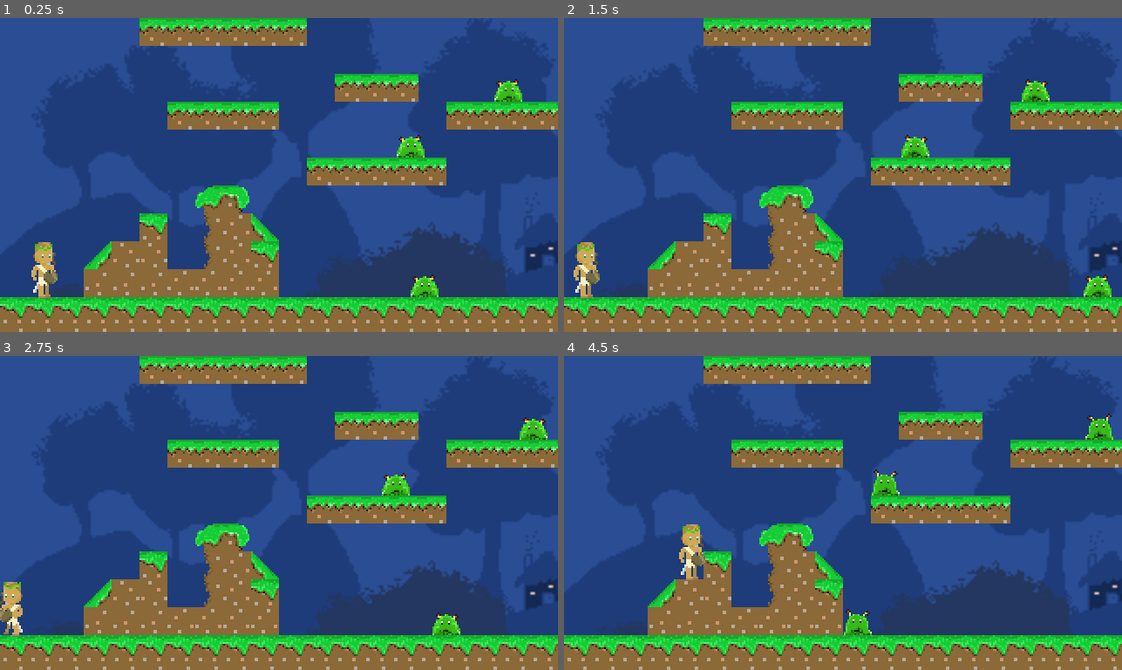
Above: before the commit, frames 1-4 (two rows, left to right).
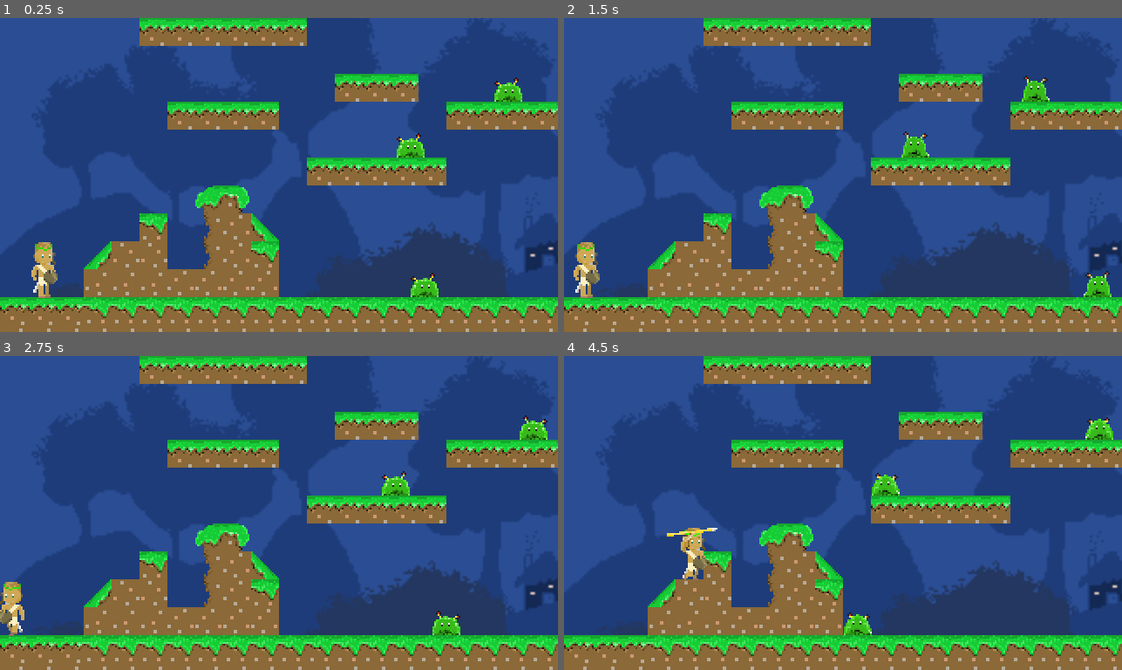
Above: after the commit, the same moments.

Repository: m4tthw-xu/Prometheus
Game: Godot game, scene res://StageOne.tscn
The game is run twice, just before and just after one commit, with the same random seed, the same clock (stepped at 60 frames per second) and the same inputs.
Inputs:
- Up to frame 1 (0.25 s): no input
- Up to frame 2 (1.5 s): tap Enter (ui_accept) at 0.5, 0.77 s; hold A (ui_a) 0.53-1.28 s; tap D (ui_d) at 0.8, 1.35 s
- Up to frame 3 (2.75 s): tap Enter (ui_accept) at 1.52 s; tap T (ui_t) at 1.55, 2.1 s; hold A (ui_a) from 2.03 s (still down)
- Up to frame 4 (4.5 s): release A (ui_a) at 2.78 s; tap A (ui_a) at 2.85 s; tap Enter (ui_accept) at 3.02, 3.77 s; tap D (ui_d) at 3.05 s; hold D (ui_d) 3.53-4.28 s; tap T (ui_t) at 3.8, 4.35 s

The runs differ from the first frame. In frame 1, 0.9% of the frame differs, in the area x 0-94%, y 18-98%; in frame 2, 0.9%; in frame 3, 1.1%; in frame 4, 1.4%, in the area x 0-99%, y 18-98%.

Commit message:
Add Spear

Diff:
--- a/Prometheus/Fireball.tscn
+++ b/Prometheus/Fireball.tscn
@@ -48,7 +48,6 @@
 [node name="AnimatedSprite" type="AnimatedSprite" parent="."]
 frames = SubResource( 8 )
 animation = "shoot"
-frame = 1
 playing = true
 
 [node name="CollisionShape2D" type="CollisionShape2D" parent="."]
@@ -56,6 +55,7 @@
 shape = SubResource( 9 )
 
 [node name="VisibilityNotifier2D" type="VisibilityNotifier2D" parent="."]
+visible = false
 
 [connection signal="body_entered" from="." to="." method="_on_Fireball_body_entered"]
 [connection signal="screen_exited" from="VisibilityNotifier2D" to="." method="_on_VisibilityNotifier2D_screen_exited"]
--- a/Prometheus/Player.gd
+++ b/Prometheus/Player.gd
@@ -12,13 +12,15 @@
 const JUMP_POWER = -350
 const FLOOR = Vector2(0,-1)
 
-const FIREBALL = preload("res://Fireball.tscn")
+const SPEAR = preload("res://Spear.tscn")
 
 var velocity = Vector2()
 
 var on_ground = false
 
+# only changes animation after the attack animation is done
 var is_attacking = false
+var previous_animation = "idle"
 
 func input_process(actor, event):
 	if event.is_action_pressed(actor.jump):
@@ -29,23 +31,28 @@
 
 func _physics_process(delta):
 
+	# running left and right animations and mechanics
 	if Input.is_action_pressed("ui_d"):
 		velocity.x = SPEED
-		$AnimatedSprite.play("run")
+		if is_attacking == false:
+			$AnimatedSprite.play("run")
 		$AnimatedSprite.flip_h = false
 		if sign($Position2D.position.x) == -1:
 			$Position2D.position.x *= -1
 	elif Input.is_action_pressed("ui_a"):
 		velocity.x = -SPEED
-		$AnimatedSprite.play("run")
+		if is_attacking == false:
+			$AnimatedSprite.play("run")
 		$AnimatedSprite.flip_h = true
 		if sign($Position2D.position.x) == 1:
 			$Position2D.position.x *= -1
 	else:
 		velocity.x = 0
 		if on_ground == true:
-			$AnimatedSprite.play("idle")
+			if is_attacking == false:
+				$AnimatedSprite.play("idle")
 
+	# jump mechanics
 	if Input.is_action_pressed("ui_accept") or Input.is_action_pressed("ui_w"): #ui_accept is the space bar or enter bar
 		if on_ground == true:
 			velocity.y = JUMP_POWER
@@ -55,27 +62,37 @@
 	if Input.is_action_just_pressed("ui_t"):
 		is_attacking = true
 		# need to add once we have a shooting animation
-		# $AnimatedSprite.play("attack")
-		var fireball = FIREBALL.instance()
+		$AnimatedSprite.play("spear")
+		var spear = SPEAR.instance()
 		if sign($Position2D.position.x) == 1:
-			fireball.set_fireball_direction(1)
+			spear.set_fireball_direction(1)
 		else:
-			fireball.set_fireball_direction(-1)
-		get_parent().add_child(fireball)
-		fireball.position = $Position2D.global_position
+			spear.set_fireball_direction(-1)
+		get_parent().add_child(spear)
+		spear.position = $Position2D.global_position
 
 	velocity.y = velocity.y + GRAVITY
 
+	# jumping/falling animation
 	if is_on_floor():
 		on_ground = true
 	else:
 		on_ground = false
 		if velocity.y <0:
-			$AnimatedSprite.play("jump")
+			if is_attacking == false:
+				$AnimatedSprite.play("jump")
 		else:
-			$AnimatedSprite.play("fall")
+			if is_attacking == false:
+				$AnimatedSprite.play("fall")
 
 	velocity = move_and_slide(velocity, FLOOR)
 
+	previous_animation = $AnimatedSprite.animation
+
 
 # pass through platform function tutorial: https://www.youtube.com/watch?v=T704Zrlye2k&ab_channel=Pigdev
+
+
+func _on_AnimatedSprite_animation_finished():
+	if previous_animation == "spear":
+		is_attacking = false
--- a/Prometheus/Player.tscn
+++ b/Prometheus/Player.tscn
@@ -1,10 +1,11 @@
-[gd_scene load_steps=21 format=2]
+[gd_scene load_steps=25 format=2]
 
 [ext_resource path="res://Sprites/Prom/promIdle.png" type="Texture" id=1]
 [ext_resource path="res://Player.gd" type="Script" id=2]
 [ext_resource path="res://Sprites/Prom/promJump.png" type="Texture" id=3]
 [ext_resource path="res://Sprites/Prom/promRun.png" type="Texture" id=4]
 [ext_resource path="res://pass_through.tscn" type="PackedScene" id=5]
+[ext_resource path="res://Sprites/Prom/promspear32x32.png" type="Texture" id=6]
 
 [sub_resource type="AtlasTexture" id=9]
 atlas = ExtResource( 1 )
@@ -58,6 +59,18 @@
 atlas = ExtResource( 3 )
 region = Rect2( 48, 0, 16, 32 )
 
+[sub_resource type="AtlasTexture" id=22]
+atlas = ExtResource( 6 )
+region = Rect2( 0, 0, 32, 32 )
+
+[sub_resource type="AtlasTexture" id=23]
+atlas = ExtResource( 6 )
+region = Rect2( 32, 0, 32, 32 )
+
+[sub_resource type="AtlasTexture" id=24]
+atlas = ExtResource( 6 )
+region = Rect2( 0, 32, 32, 32 )
+
 [sub_resource type="SpriteFrames" id=8]
 animations = [ {
 "frames": [ SubResource( 9 ), SubResource( 10 ) ],
@@ -79,6 +92,11 @@
 "loop": false,
 "name": "jump",
 "speed": 12.0
+}, {
+"frames": [ SubResource( 22 ), SubResource( 23 ), SubResource( 24 ) ],
+"loop": false,
+"name": "spear",
+"speed": 15.0
 } ]
 
 [sub_resource type="RectangleShape2D" id=1]
@@ -103,7 +121,7 @@
 shape = SubResource( 1 )
 
 [node name="Position2D" type="Position2D" parent="."]
-position = Vector2( 16, 0 )
+position = Vector2( 27, -8 )
 
 [node name="pass_through" parent="." instance=ExtResource( 5 )]
 
@@ -115,3 +133,5 @@
 limit_bottom = 180
 smoothing_enabled = true
 smoothing_speed = 2.0
+
+[connection signal="animation_finished" from="AnimatedSprite" to="." method="_on_AnimatedSprite_animation_finished"]
--- a/Prometheus/Slime.tscn
+++ b/Prometheus/Slime.tscn
@@ -89,7 +89,7 @@
 [node name="AnimatedSprite" type="AnimatedSprite" parent="."]
 frames = SubResource( 5 )
 animation = "idle"
-frame = 2
+frame = 1
 playing = true
 
 [node name="CollisionShape2D" type="CollisionShape2D" parent="."]
--- /dev/null
+++ b/Prometheus/Spear.gd
@@ -0,0 +1,32 @@
+extends Area2D
+
+# speed of the fireball
+const SPEED = 125
+var velocity = Vector2()
+# -1 is fireball face to left, 1 is facing to right
+var direction = 1
+
+func _read():
+	pass
+
+func set_fireball_direction(dir):
+	direction = dir
+	if dir == -1:
+		$AnimatedSprite.flip_h = true
+
+# can use translate instead of move_and_slide cuz it doesn't interact w anything
+func _physics_process(delta):
+	velocity.x = SPEED * delta * direction
+	translate(velocity)
+	$AnimatedSprite.play("shoot")
+
+
+# this destroys the fireball from memory, game, etc when the fireball exists the screen
+func _on_VisibilityNotifier2D_screen_exited():
+	queue_free()
+
+
+func _on_Spear_body_entered(body):
+	if "Slime" in body.name:
+		body.dead()
+	queue_free()
--- /dev/null
+++ b/Prometheus/Spear.tscn
@@ -0,0 +1,50 @@
+[gd_scene load_steps=9 format=2]
+
+[ext_resource path="res://Sprites/Spear.png" type="Texture" id=1]
+[ext_resource path="res://Spear.gd" type="Script" id=2]
+
+[sub_resource type="AtlasTexture" id=1]
+atlas = ExtResource( 1 )
+region = Rect2( 0, 0, 32, 8 )
+
+[sub_resource type="AtlasTexture" id=2]
+atlas = ExtResource( 1 )
+region = Rect2( 0, 8, 32, 8 )
+
+[sub_resource type="AtlasTexture" id=3]
+atlas = ExtResource( 1 )
+region = Rect2( 0, 16, 32, 8 )
+
+[sub_resource type="AtlasTexture" id=4]
+atlas = ExtResource( 1 )
+region = Rect2( 0, 24, 32, 8 )
+
+[sub_resource type="SpriteFrames" id=5]
+animations = [ {
+"frames": [ SubResource( 1 ), SubResource( 2 ), SubResource( 3 ), SubResource( 4 ) ],
+"loop": true,
+"name": "shoot",
+"speed": 7.0
+} ]
+
+[sub_resource type="RectangleShape2D" id=6]
+extents = Vector2( 16, 4 )
+
+[node name="Spear" type="Area2D"]
+script = ExtResource( 2 )
+
+[node name="AnimatedSprite" type="AnimatedSprite" parent="."]
+frames = SubResource( 5 )
+animation = "shoot"
+playing = true
+
+[node name="CollisionShape2D" type="CollisionShape2D" parent="."]
+visible = false
+shape = SubResource( 6 )
+
+[node name="VisibilityNotifier2D" type="VisibilityNotifier2D" parent="."]
+visible = false
+rect = Rect2( -16, -4, 32, 8 )
+
+[connection signal="body_entered" from="." to="." method="_on_Spear_body_entered"]
+[connection signal="screen_exited" from="VisibilityNotifier2D" to="." method="_on_VisibilityNotifier2D_screen_exited"]
--- a/Prometheus/StageOne.tscn
+++ b/Prometheus/StageOne.tscn
@@ -25,7 +25,7 @@
 tile_set = ExtResource( 2 )
 cell_size = Vector2( 16, 16 )
 format = 1
-tile_data = PoolIntArray( -851969, 7, 0, -786433, 7, 0, -851 …(2460 unchanged characters)… 70918, 0, 589844, 7, 0, 655360, 536870934, 0, 655361, 536870934, 0, 655362, 536870934, 0, 655363, 536870934, 0, 655364, 53687 …(801 unchanged characters)…
+tile_data = PoolIntArray( -851969, 7, 0, -786433, 7, 0, -851 …(2460 unchanged characters)… 70918, 0, 589844, 7, 0, 655360, 536870933, 0, 655361, 536870933, 0, 655362, 536870933, 0, 655363, 536870934, 0, 655364, 53687 …(801 unchanged characters)…
 
 [node name="Slime" parent="." instance=ExtResource( 3 )]
 position = Vector2( 231, 150 )
Binary file added: Prometheus/Sprites/Prom/promspear32x32.png
Not shown, added: Prometheus/Sprites/Prom/promspear32x32.png.import
Binary file added: Prometheus/Sprites/Spear.png
Not shown, added: Prometheus/Sprites/Spear.png.import
